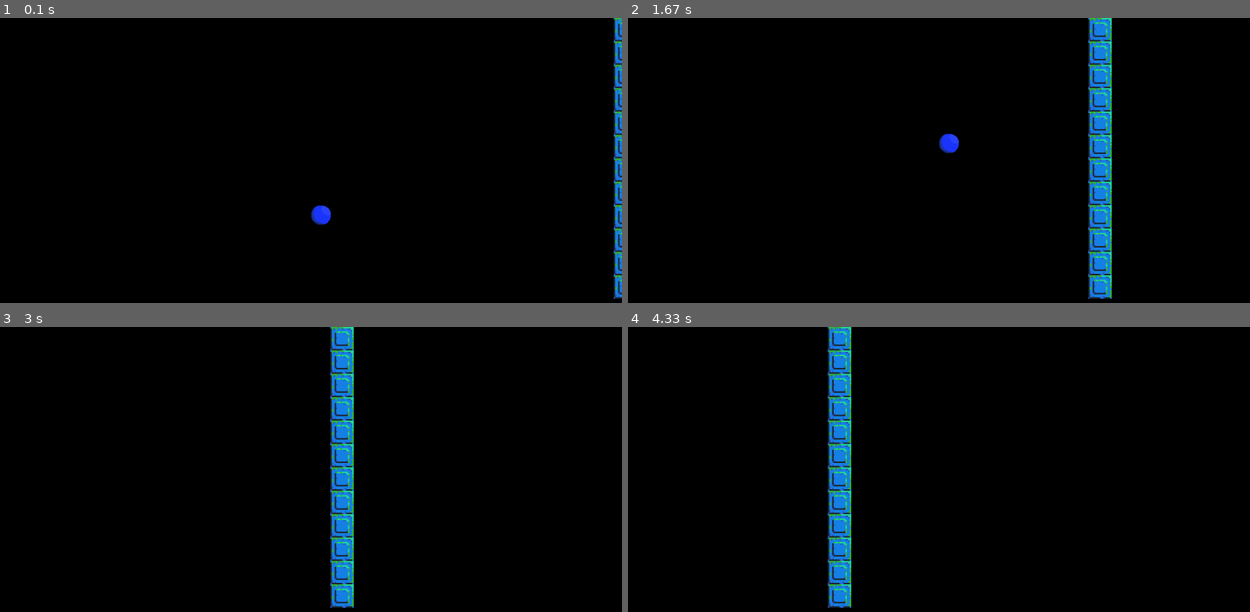
Above: before the commit, frames 1-4 (two rows, left to right).
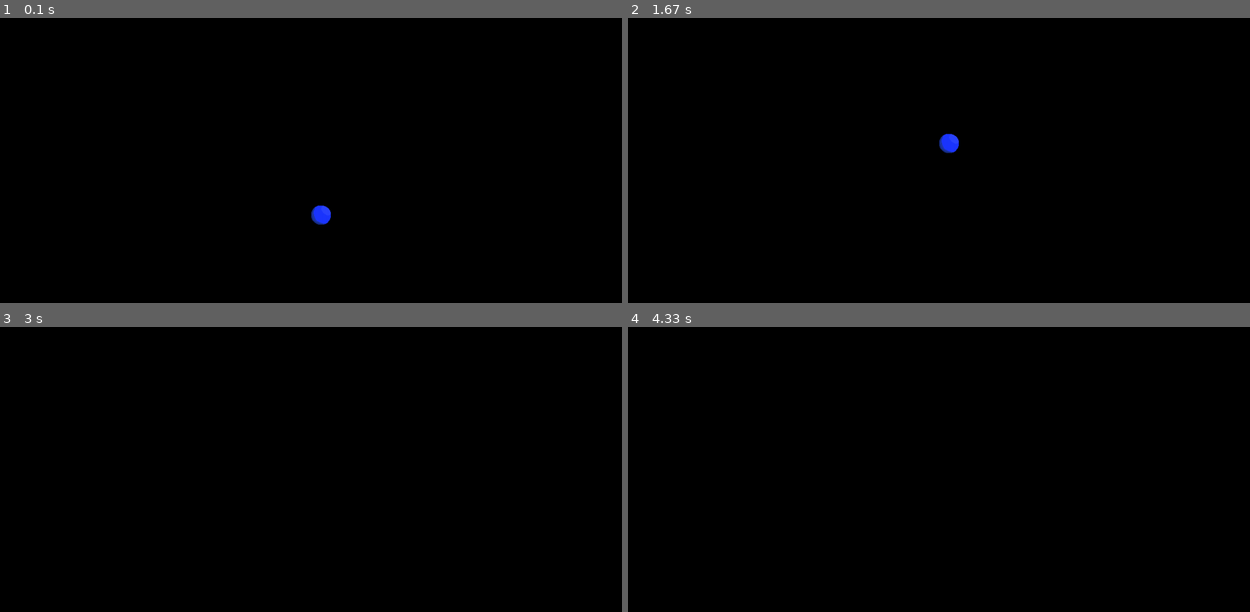
Above: after the commit, the same moments.

Repository: Henrik0122/Games
Game: pygame game, started from flappy_bird.py
Two runs of this game, one before a commit and one after it. Both use one fixed random seed, a clock stepped at 60 frames per second and the inputs below.
Inputs:
- Up to frame 1 (0.1 s): no input
- Up to frame 2 (1.67 s): tap Space at 0.33, 0.73, 1.03, 1.23, 1.57 s
- Up to frame 3 (3 s): tap Space at 1.87, 2.07, 2.37, 2.63, 2.97 s
- Up to frame 4 (4.33 s): tap Space at 3.27, 3.8, 4.1 s

The runs differ from the first frame. In frame 1, 1.3% of the frame differs, in the area x 98-100%, y 0-99%; in frame 2, 3.7%; in frame 3, 3.7%; in frame 4, 3.8%, in the area x 32-36%, y 0-99%.

Commit message:
new test

Diff:
--- a/flappy_bird.py
+++ b/flappy_bird.py
@@ -2,11 +2,9 @@
 import random
 import time
 
-import pygame.surface
-
 
 class Entity:
-    def __init__(self, x: float, y: float, velocity: float, sprite: pygame.surface) -> None:
+    def __init__(self, x: float, y: float, velocity: float, sprite: pygame.Surface) -> None:
         self.x = x
         self.y = y
         self.velocity = velocity
@@ -15,67 +13,78 @@
     def update(self, dt) -> None:
         pass
 
-    def render(self, screen: pygame.surface) -> None:
+    def render(self, screen: pygame.Surface) -> None:
         pass
 
 
 class Player(Entity):
-    def __init__(self, x: float, y: float, velocity: float, sprite: pygame.surface, gravity_constant: float) -> None:
+    def __init__(self,
+                 x: float,
+                 y: float,
+                 velocity: float,
+                 sprite: pygame.Surface,
+                 gravity_constant: float) -> None:
         super().__init__(x, y, velocity, sprite)
         self.gravity_constant = gravity_constant
 
-
     def update(self, dt) -> None:
         self.y += self.velocity * dt
         self.velocity += self.gravity_constant * dt
 
-    def render(self, screen: pygame.surface) -> None:
+    def render(self, screen: pygame.Surface) -> None:
         screen.blit(self.sprite, (self.x, self.y))
 
+
 class Obstacle(Entity):
 
-    class ObtacleBlocks(Entity):
-        def __init__(self, x: float, y: float, velocity: float, sprite: pygame.surface) -> None:
+    class ObstacleBlock(Entity):
+        def __init__(self,
+                     x: float,
+                     y: float,
+                     velocity: float,
+                     sprite: pygame.Surface) -> None:
+
             super().__init__(x, y, velocity, sprite)
 
         def update(self, dt) -> None:
             self.x += self.velocity * dt
 
-        def render(self, screen: pygame.surface) -> None:
+        def render(self, screen: pygame.Surface) -> None:
             screen.blit(self.sprite, (self.x, self.y))
 
-    def __init__(self, x: float,
-                y: float,
-                velocity: float,
-                screen_height: int,
-                gap_height: int,
-                gap_loc: int,
-                sprite: pygame.surface) -> None:
+    def __init__(self,
+                 x: float,
+                 y: float,
+                 velocity: float,
+                 screen_height: int,
+                 gap_height: int,  # Number of blocks missing to form gap
+                 # Number of blocks from the top of the screen that the gap is located at.
+                 gap_loc: int,
+                 sprite: pygame.Surface) -> None:
         super().__init__(x, y, velocity, sprite)
-
         self.screen_height = screen_height
         self.gap_height = gap_height
         self.gap_loc = gap_loc
-        self.BLOCK_SIZE = 48
-
-        #calculate the number of blocks required to fill the screen
+        self.BLOCK_SIZE = 48  # Obstacle block sprite size
+
+        # Calculate the number of blocks required to fill the screen
         self.num_blocks = round(self.screen_height/self.BLOCK_SIZE)
 
-        #calculate gap
+        # Calculate gap
         self.gap_range = (self.gap_loc, self.gap_loc + self.gap_height)
 
         self.blocks = self.create_blocks()
 
-    def create_blocks(self) -> list[ObtacleBlocks]:
+    def create_blocks(self) -> list[ObstacleBlock]:
         o = []
         current_block = 0
         for i in range(self.num_blocks):
             if i < self.gap_range[0] or i > self.gap_range[1]:
-                o.append(Obstacle.ObtacleBlocks(self.x,
+                o.append(Obstacle.ObstacleBlock(self.x,
                                                 current_block,
                                                 self.velocity,
                                                 self.sprite))
-                current_block += self.BLOCK_SIZE
+            current_block += self.BLOCK_SIZE
         return o
 
     def update(self, dt) -> None:
@@ -83,9 +92,171 @@
         for b in self.blocks:
             b.update(dt)
 
-    def render(self, screen: pygame.surface) -> None:
+    def render(self, screen: pygame.Surface) -> None:
         for b in self.blocks:
             b.render(screen)
+
+
+class Environment:
+    def __init__(self,
+                 player: Player,
+                 screen: pygame.Surface,
+                 sprites: dict,
+                 freq: int,
+                 obstacle_velocity: float,
+                 obstacle_gap: int) -> None:
+
+        self.obstacle_velocity = obstacle_velocity
+        self.obstacle_gap = obstacle_gap
+        self.freq = freq
+        self.screen = screen
+        self.player = player
+        self.sprites = sprites
+
+        self.obstacles = []  # All of the currently active obstacles
+        self.obstacle_spawn_point = 1280
+        self.new_obstacle_timer = 0
+
+    def add_obstacle(self, obstacle: Obstacle) -> None:
+        self.obstacles.append(obstacle)
+
+    def remove_obstacle(self) -> None:
+        self.obstacles.pop(0)
+
+    def update_obstacles(self, dt) -> None:
+        for o in self.obstacles:
+            o.update(dt)
+            if o.x < -200:
+                self.remove_obstacle()
+
+        if self.new_obstacle_timer > self.freq:  # Time to spawn a new obstacle
+
+            gap = random.randint(2, 10)
+
+            o = Obstacle(self.obstacle_spawn_point,
+                         0,
+                         self.obstacle_velocity,
+                         self.screen.get_height(),
+                         self.obstacle_gap,
+                         gap,
+                         self.sprites["obstacle"])
+            self.add_obstacle(o)
+            self.new_obstacle_timer = 0
+
+        self.new_obstacle_timer += 1
+
+    def update(self, dt) -> None:
+        self.update_obstacles(dt)
+
+    def render(self, screen: pygame.Surface) -> None:
+        for o in self.obstacles:
+            o.render(screen)
+
+
+class SceneManager:
+    def __init__(self) -> None:
+        self.scenes = {}
+        self.quit = False
+
+    def initialize(self, scenes: dict, starting_scene: str) -> None:
+        self.scenes = scenes
+        self.current_scene = self.scenes[starting_scene]
+
+    def set_scene(self, new_scene: str) -> None:
+        self.current_scene = self.scenes[new_scene]
+
+    def get_scene(self):
+        return self.current_scene
+
+    def quit_game(self) -> None:
+        self.quit = True
+
+
+class Scene:
+    def __init__(self,
+                 manager: SceneManager,
+                 screen: pygame.Surface,
+                 sprites: dict) -> None:
+        self.manager = manager
+        self.screen = screen
+        self.sprites = sprites
+
+    def update(self) -> None:
+        pass
+
+    def render(self) -> None:
+        pass
+
+    def poll_events(self) -> None:
+        pass
+
+
+class MainScene(Scene):
+    def __init__(self,
+                 manager: SceneManager,
+                 screen: pygame.Surface,
+                 sprites: dict) -> None:
+        super().__init__(manager, screen, sprites)
+
+        self.previous_time = None
+
+        # GAME CONSTANTS
+        self.GRAVITY_CONSTANT = 1700
+        self.PLAYER_VEL = 200
+        self.JUMP_CONSTANT = -450
+        self.OBS_FREQ = 800
+        self.OBS_VEL = -200
+        self.OBS_GAP = 2
+
+        self.player = Player(self.screen.get_width()/2,
+                             self.screen.get_height()/2,
+                             self.PLAYER_VEL,
+                             self.sprites["player"],
+                             self.GRAVITY_CONSTANT)
+
+        self.env = Environment(self.player,
+                               self.screen,
+                               self.sprites,
+                               self.OBS_FREQ,
+                               self.OBS_VEL,
+                               self.OBS_GAP)
+
+    def update(self) -> None:
+        if self.previous_time is None:  # First run through the loop
+            self.previous_time = time.time()
+
+        # Delta time
+        now = time.time()
+        dt = now - self.previous_time
+        self.previous_time = now
+
+        self.player.update(dt)
+        self.env.update(dt)
+
+    def render(self) -> None:
+        self.screen.fill("black")
+
+        self.player.render(self.screen)
+        self.env.render(self.screen)
+
+        pygame.display.update()
+
+    def poll_events(self) -> None:
+        for event in pygame.event.get():
+            if event.type == pygame.QUIT:
+                self.manager.quit_game()
+
+            if event.type == pygame.KEYDOWN:
+                if event.key == pygame.K_SPACE:
+                    self.player.velocity = self.JUMP_CONSTANT
+
+
+class StartScene(Scene):
+    pass
+
+
+class DeathScene(Scene):
+    pass
 
 
 class Game:
@@ -95,68 +266,29 @@
         self.screen = pygame.display.set_mode((1280, 720))
         self.sprites = self.load_sprites()
 
-        self.previous_time = None
-
-        # GAME Constants
-        self.GRAVITY_CONSTANT = 1700
-        self.PLAYER_VEL = 200
-        self.JUMP_CONSTANT = -450
-
-        self.player = Player(self.screen.get_width()/2,
-                             self.screen.get_height()/2,
-                             self.PLAYER_VEL,
-                             self.sprites["player"],
-                             self.GRAVITY_CONSTANT
-                             )
-
-        self.test_obstacle = Obstacle(1280,
-                                      0,
-                                      -200,
-                                      self.screen.get_height(),
-                                      2,
-                                      5,
-                                      self.sprites["obstacle"])
-    def poll_events(self) -> None:
-        for event in pygame.event.get():
-            if event.type == pygame.QUIT:
-                self.running = False
-
-            if event.type == pygame.KEYDOWN:
-                if event.key == pygame.K_SPACE:
-                    self.player.velocity = self.JUMP_CONSTANT
-
-    def update(self) -> None:
-        if self.previous_time is None:
-            self.previous_time = time.time()
-
-        # Delta time
-        now = time.time()
-        dt = now - self.previous_time
-        self.previous_time = now
-
-        self.player.update(dt)
-        self.test_obstacle.update(dt)
-
-    def render(self) -> None:
-        self.screen.fill("black")
-
-        self.player.render(self.screen)
-        self.test_obstacle.render(self.screen)
-
-        pygame.display.update()
+        self.scene_manager = SceneManager()
+        scenes = {"main": MainScene(
+            self.scene_manager, self.screen, self.sprites)}
+        self.scene_manager.initialize(scenes, "main")
 
     def run(self) -> None:
         while self.running:
-            self.poll_events()
-            self.update()
-            self.render()
+
+            self.scene_manager.current_scene.poll_events()
+            self.scene_manager.current_scene.update()
+            self.scene_manager.current_scene.render()
+
+            if self.scene_manager.quit == True:
+                self.running = False
+
         pygame.quit()
 
     def load_sprites(self) -> dict:
         sprites = {}
 
-        sprites["player"] = pygame.image.load(r"Games\gfx\ball.png").convert_alpha()
-        sprites["obstacle"] = pygame.image.load(r"Games\gfx\block.png").convert_alpha()
+        sprites["player"] = pygame.image.load("gfx/ball.png").convert_alpha()
+        sprites["obstacle"] = pygame.image.load(
+            "gfx/block.png").convert_alpha()
 
         return sprites
 
--- /dev/null
+++ b/flappy_test.py
@@ -0,0 +1,171 @@
+import pygame
+import random
+import time
+import os
+
+
+class Entity:
+    def __init__(self, x: float, y: float, velocity: float, sprite: pygame.Surface) -> None:
+        self.x = x
+        self.y = y
+        self.velocity = velocity
+        self.sprite = sprite
+
+    def update(self, dt) -> None:
+        pass
+
+    def render(self, screen: pygame.Surface) -> None:
+        screen.blit(self.sprite, (self.x, self.y))
+
+
+class Player(Entity):
+    def __init__(self, x: float, y: float, velocity: float, sprite: pygame.Surface, gravity_constant: float) -> None:
+        super().__init__(x, y, velocity, sprite)
+        self.gravity_constant = gravity_constant
+
+    def update(self, dt) -> None:
+        self.y += self.velocity * dt
+        self.velocity += self.gravity_constant * dt
+
+
+class Obstacle(Entity):
+    class ObstacleBlock(Entity):
+        def update(self, dt) -> None:
+            self.x += self.velocity * dt
+
+    def __init__(self, x: float, y: float, velocity: float, screen_height: int, gap_height: int, gap_loc: int,
+                 sprite: pygame.Surface) -> None:
+        super().__init__(x, y, velocity, sprite)
+        self.screen_height = screen_height
+        self.gap_height = gap_height
+        self.gap_loc = gap_loc
+        self.BLOCK_SIZE = 48
+        self.num_blocks = round(self.screen_height / self.BLOCK_SIZE)
+        self.gap_range = (self.gap_loc, self.gap_loc + self.gap_height)
+        self.blocks = self.create_blocks()
+
+    def create_blocks(self) -> list:
+        blocks = []
+        for i in range(self.num_blocks):
+            block_y = i * self.BLOCK_SIZE
+            if not (self.gap_range[0] * self.BLOCK_SIZE <= block_y < self.gap_range[1] * self.BLOCK_SIZE):
+                blocks.append(Obstacle.ObstacleBlock(
+                    self.x, block_y, self.velocity, self.sprite))
+        return blocks
+
+    def update(self, dt) -> None:
+        self.x += self.velocity * dt
+        for block in self.blocks:
+            block.update(dt)
+
+    def render(self, screen: pygame.Surface) -> None:
+        for block in self.blocks:
+            block.render(screen)
+
+
+class Environment:
+    def __init__(self, player: Player, screen: pygame.Surface, sprites: dict, freq: float, obstacle_velocity: float,
+                 obstacle_gap: int) -> None:
+        self.obstacle_velocity = obstacle_velocity
+        self.obstacle_gap = obstacle_gap
+        self.freq = freq
+        self.screen = screen
+        self.player = player
+        self.sprites = sprites
+        self.obstacles = []
+        self.obstacle_spawn_point = screen.get_width()
+        self.new_obstacle_timer = 0
+
+    def add_obstacle(self, obstacle: Obstacle) -> None:
+        self.obstacles.append(obstacle)
+
+    def remove_obstacle(self) -> None:
+        self.obstacles = [obs for obs in self.obstacles if obs.x > -200]
+
+    def update_obstacles(self, dt) -> None:
+        for obstacle in self.obstacles:
+            obstacle.update(dt)
+        self.remove_obstacle()
+
+        if self.new_obstacle_timer > self.freq:
+            gap_loc = random.randint(2, 10)
+            new_obstacle = Obstacle(
+                self.obstacle_spawn_point,
+                0,
+                self.obstacle_velocity,
+                self.screen.get_height(),
+                self.obstacle_gap,
+                gap_loc,
+                self.sprites["obstacle"]
+            )
+            self.add_obstacle(new_obstacle)
+            self.new_obstacle_timer = 0
+
+        self.new_obstacle_timer += dt
+
+    def update(self, dt) -> None:
+        self.update_obstacles(dt)
+
+    def render(self, screen: pygame.Surface) -> None:
+        for obstacle in self.obstacles:
+            obstacle.render(screen)
+
+
+class Game:
+    def __init__(self) -> None:
+        pygame.init()
+        self.running = True
+        self.screen = pygame.display.set_mode((1280, 720))
+        self.sprites = self.load_sprites()
+        self.previous_time = time.time()
+
+        self.GRAVITY_CONSTANT = 1700
+        self.PLAYER_VEL = 200
+        self.JUMP_CONSTANT = -450
+        self.OBS_FREQ = 2.0
+        self.OBS_VEL = -200
+        self.OBS_GAP = 2
+
+        self.player = Player(self.screen.get_width() / 2, self.screen.get_height() / 2, self.PLAYER_VEL,
+                             self.sprites["player"], self.GRAVITY_CONSTANT)
+        self.env = Environment(
+            self.player, self.screen, self.sprites, self.OBS_FREQ, self.OBS_VEL, self.OBS_GAP)
+
+    def poll_events(self) -> None:
+        for event in pygame.event.get():
+            if event.type == pygame.QUIT:
+                self.running = False
+            if event.type == pygame.KEYDOWN and event.key == pygame.K_SPACE:
+                self.player.velocity = self.JUMP_CONSTANT
+
+    def update(self) -> None:
+        now = time.time()
+        dt = now - self.previous_time
+        self.previous_time = now
+        self.player.update(dt)
+        self.env.update(dt)
+
+    def render(self) -> None:
+        self.screen.fill((0, 0, 0))
+        self.player.render(self.screen)
+        self.env.render(self.screen)
+        pygame.display.update()
+
+    def load_sprites(self) -> dict:
+        sprites = {}
+        sprites["player"] = pygame.image.load(
+            os.path.join("gfx", "ball.png")).convert_alpha()
+        sprites["obstacle"] = pygame.image.load(
+            os.path.join("gfx", "block.png")).convert_alpha()
+        return sprites
+
+    def run(self) -> None:
+        while self.running:
+            self.poll_events()
+            self.update()
+            self.render()
+        pygame.quit()
+
+
+if __name__ == "__main__":
+    Game().run()
